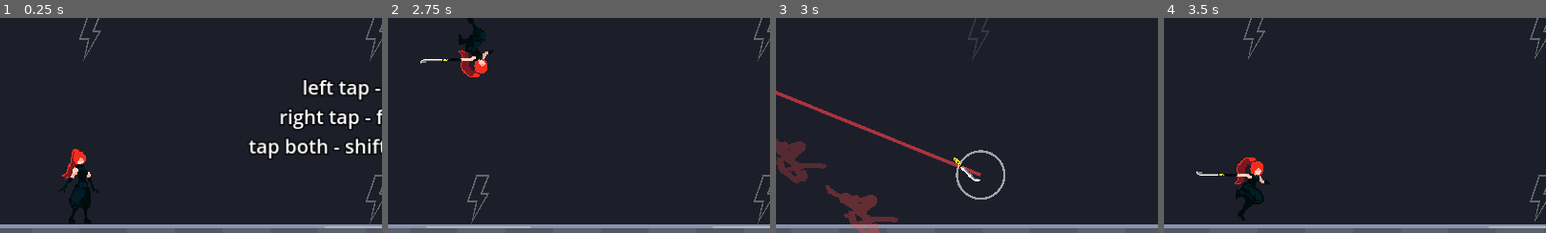
Above: before the commit, frames 1-4 (left to right).
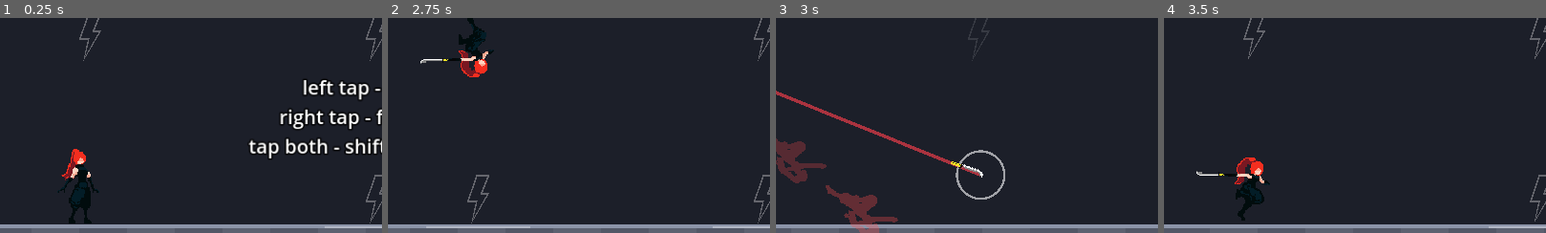
Above: after the commit, the same moments.

Repository: fredsbreads/game-off
Game: Godot game, scene res://scenes/main.tscn
Two runs of this game, one before a commit and one after it. Both use one fixed random seed, a clock stepped at 60 frames per second and the inputs below.
Inputs (mouse positions are % of the whole screen's width and height, from its top left):
- Up to frame 1 (0.25 s): no input
- Up to frame 2 (2.75 s): tap Enter at 0.5 s; move the mouse to (45, 70) at 0.52 s; hold J (tp_vertical) 0.53-1.28 s; hold K (tp_forward) 0.53-2.03 s; click (45, 70) at 0.67 s; move the mouse to (80, 65) at 1.27 s; tap Shift at 1.35 s; move the mouse to (20, 35) at 2.02 s; tap N at 2.1 s
- Up to frame 3 (3 s): move the mouse to (55, 50) at 2.77 s; tap J (tp_vertical) at 2.85 s; click (55, 50) at 2.92 s
- Up to frame 4 (3.5 s): no input
The pictures show only the part of the screen within x 2-52%, y 27-77%; the shares and areas given below are measured in that part.

Frames 1-2 are identical in both runs. In frame 3, 0.2% of the frame differs, in the area x 45-55%, y 64-76%; in frame 4, nothing differs.

Commit message:
Diagonal thrown sword lies along the teleport line, edge facing back

Diff:
--- a/scripts/player.gd
+++ b/scripts/player.gd
@@ -61,6 +61,10 @@
 # she goes floor -> ceiling.
 const DIAGONAL_SWORD := preload("res://assets/sprites/kunoichi_sword_diagonal.png")
 const DIAGONAL_SWORD_CENTRE := Vector2(12, 11)
+# The angle the diagonal sword is drawn at (hilt to tip, radians: ~42 degrees
+# down-right). In flight it's turned to lie along the teleport line, with its
+# cutting edge facing back toward where she came from.
+const DIAGONAL_SWORD_ANGLE := 0.75
 # Kills: she flashes red when she appears in her strike pose, and red copies
 # of that pose linger just behind her (toward where she came from).
 const STRIKE_FLASH := Color(1.0, 0.3, 0.3)
@@ -231,13 +235,21 @@
 	if diagonal:
 		sword = DIAGONAL_SWORD
 		centre = DIAGONAL_SWORD_CENTRE
-	# (The diagonal sword points down and forward as drawn: flip it when
-	# going up from the floor.)
-	var sword_row := (Rules.Row.CEILING if from_row == Rules.Row.FLOOR else Rules.Row.FLOOR) if diagonal else from_row
-	var flying := _sprite_at(sword, centre, sword_point(move, from_feet, from_row), sword_row)
+	var start := sword_point(move, from_feet, from_row)
+	var end := sword_point(move, to_feet, row)
+	# Diagonal: turned to lie along the line. From the floor it's rotated
+	# (edge ends up facing down, back toward the floor); from the ceiling it's
+	# mirrored first (edge facing up, back toward the ceiling).
+	var sword_row := Rules.Row.FLOOR if diagonal else from_row
+	if diagonal and from_row == Rules.Row.CEILING:
+		sword_row = Rules.Row.CEILING   # _sprite_at mirrors it top-to-bottom
+	var flying := _sprite_at(sword, centre, start, sword_row)
+	if diagonal:
+		var drawn := DIAGONAL_SWORD_ANGLE if sword_row == Rules.Row.FLOOR else -DIAGONAL_SWORD_ANGLE
+		flying.rotation = (end - start).angle() - drawn
 	flying.z_index = 2
 	var ft := flying.create_tween()
-	ft.tween_property(flying, "global_position", sword_point(move, to_feet, row), SWORD_FLIGHT)
+	ft.tween_property(flying, "global_position", end, SWORD_FLIGHT)
 	ft.tween_callback(flying.queue_free)
 	if row != from_row and not diagonal:
 		var flip := flying.create_tween()
